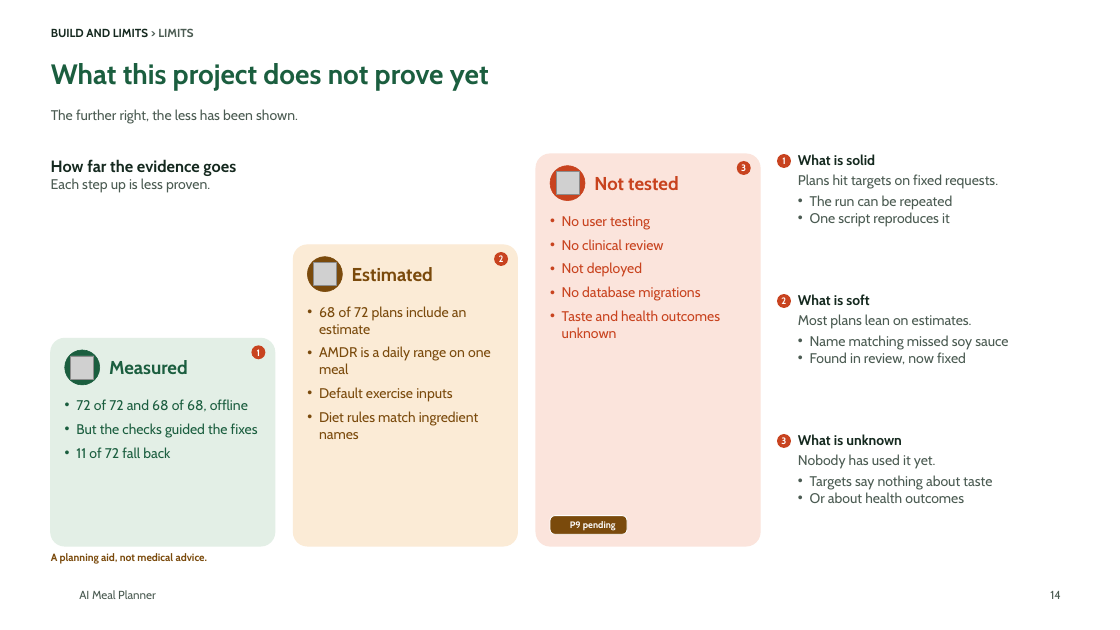
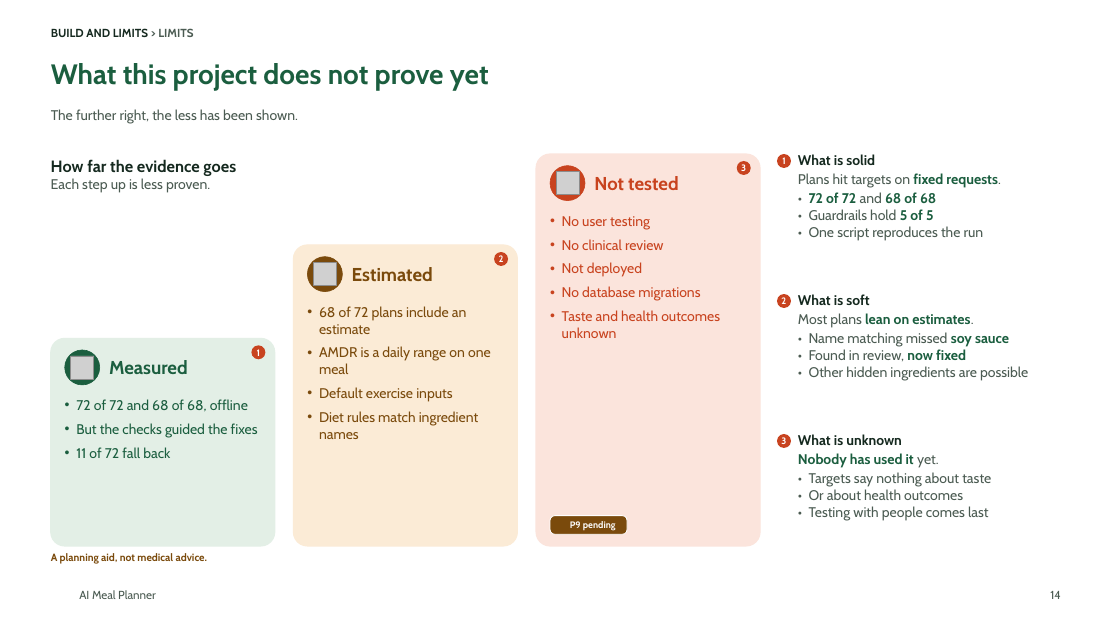
Before and after one commit to tuannm3812/ai-meal-planner, a slide deck: slide 14 of docs/showcase/ai-meal-planner-deck.pptx. Drawn at 1120x630 pixels with LibreOffice and Linux fonts; fonts in the diff are those of the drawing; grey boxes stand for pictures; background and template pictures are left out. Boxes give left, top, right and bottom in pixels: in the first picture for what was removed or moved away, otherwise in the second. Text is boxed around its words. In the diff, an @@ line names an element or a change of style, - is before the commit and + after.

```diff
--- a/docs/showcase/ai-meal-planner-deck.pptx
+++ b/docs/showcase/ai-meal-planner-deck.pptx
@@ text at [798,154,1000,188]: text colour #4B5B52 to #1B5E3F, bold on in "fixed requests."; less space between paragraphs @@
@@ text at [809,192,984,241]: text changed @@
-• The run can be repeated
-• One script reproduces it
+• 72 of 72 and 68 of 68
+• Guardrails hold 5 of 5
+• One script reproduces the run
@@ text at [798,294,973,328]: text colour #4B5B52 to #1B5E3F, bold on in "lean on estimates."; less space between paragraphs @@
@@ text at [809,332,1028,381]: text changed @@
-• Name matching missed soy sauce
-• Found in review, now fixed
+• Name matching missed soy sauce
+• Found in review, now fixed
+• Other hidden ingredients are possible
@@ text at [798,434,939,468]: text colour #4B5B52 to #1B5E3F, bold on in "Nobody has used it"; less space between paragraphs @@
@@ text at [809,472,991,521]: text changed @@
-• Targets say nothing about taste
-• Or about health outcomes
+• Targets say nothing about taste
+• Or about health outcomes
+• Testing with people comes last
```
Also in this commit, not shown: 13 other slides changed, 21 other files.
